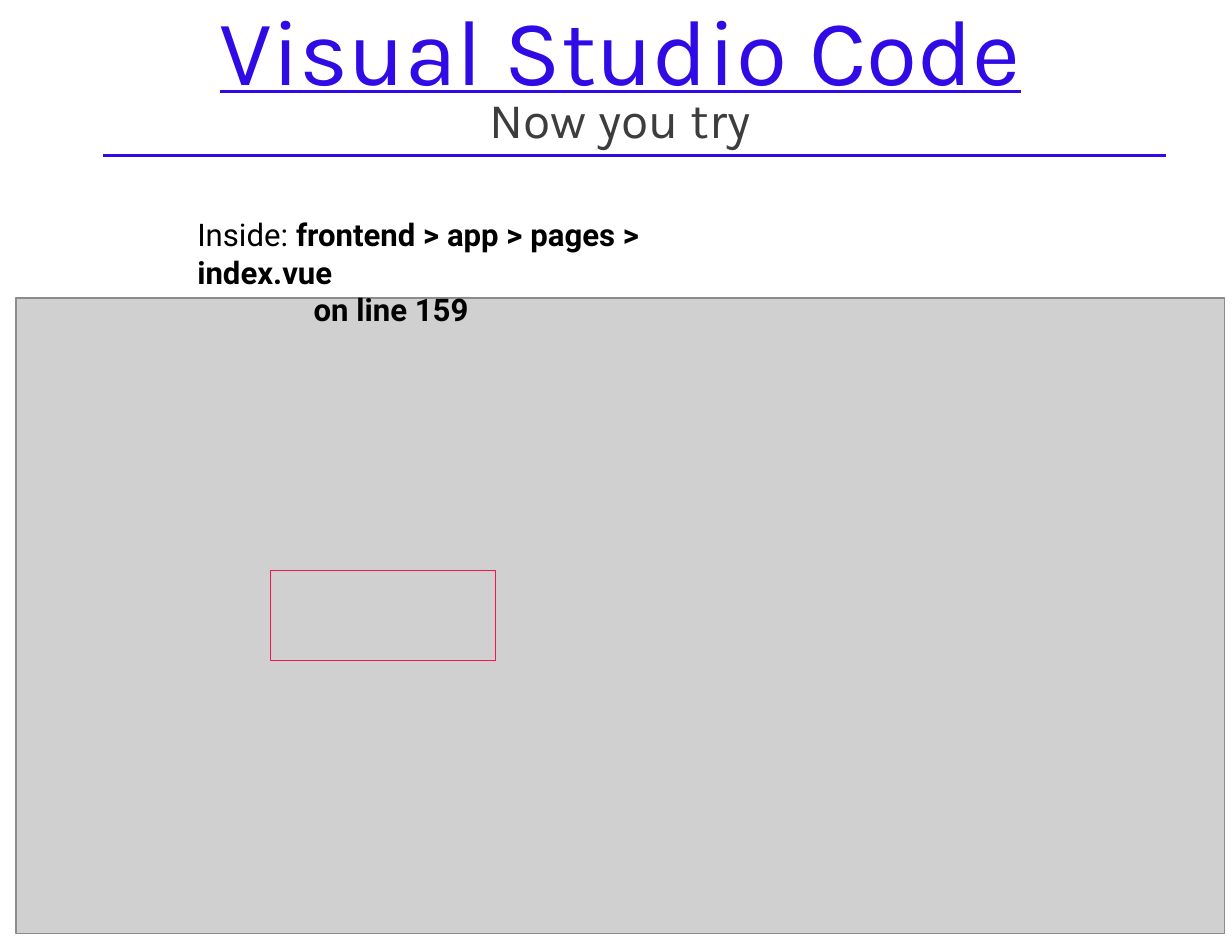
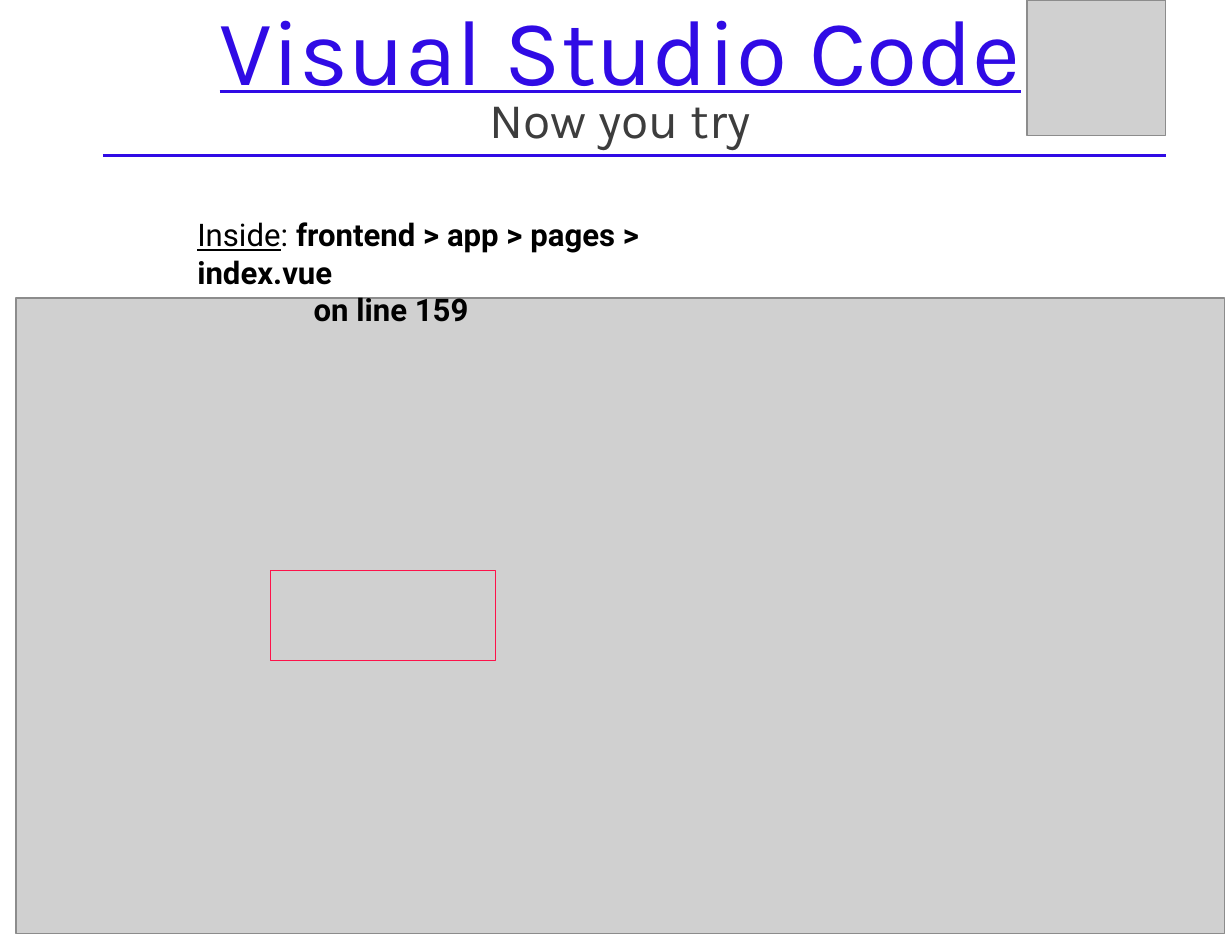
Before and after one commit to Atsukio/REST-API-Workshop, a slide deck: slide 27 of docs/REST API Workshop.pptx (slide 26 before the commit). Drawn at 1232x952 pixels with LibreOffice and Linux fonts; fonts in the diff are those of the drawing; grey boxes stand for pictures. Boxes give left, top, right and bottom in pixels: in the first picture for what was removed or moved away, otherwise in the second. Text is boxed around its words. In the diff, an @@ line names an element or a change of style, - is before the commit and + after.

```diff
--- a/docs/REST API Workshop.pptx
+++ b/docs/REST API Workshop.pptx
@@ picture added at bbox=[1027, 0, 1166, 136] @@
@@ text "Inside: frontend > app > ..." at bbox=[197, 222, 615, 322]: underline on in "Inside:" @@
```
Also in this commit, not shown: 9 other slides changed, 2 slides added.
